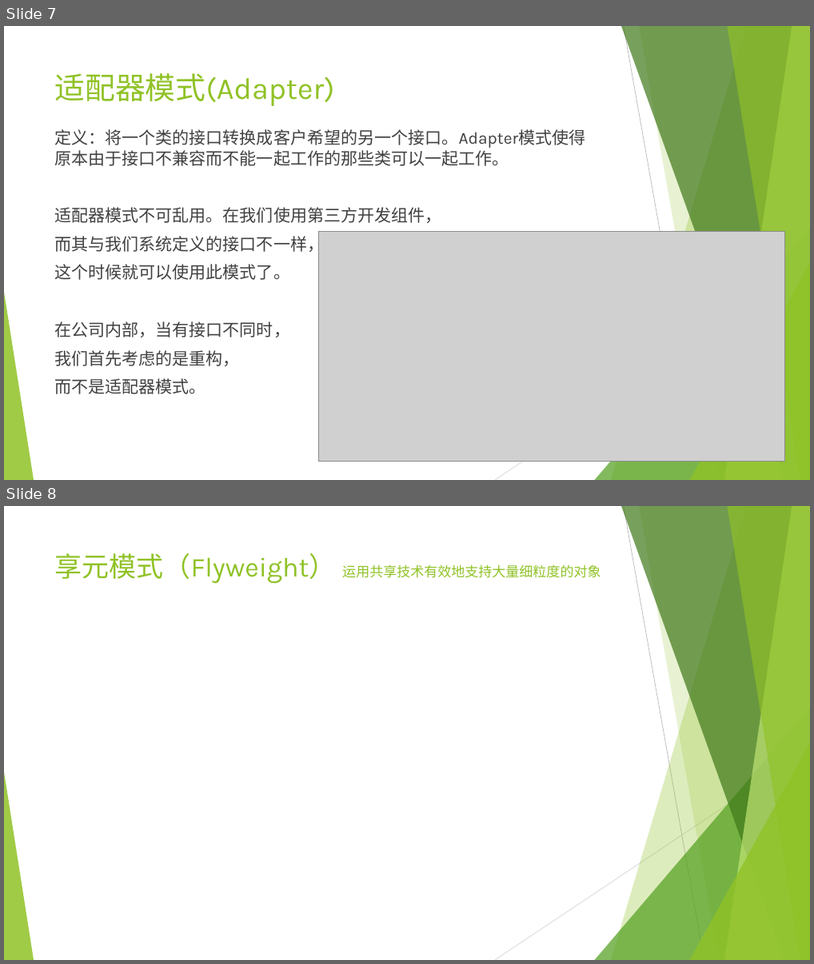
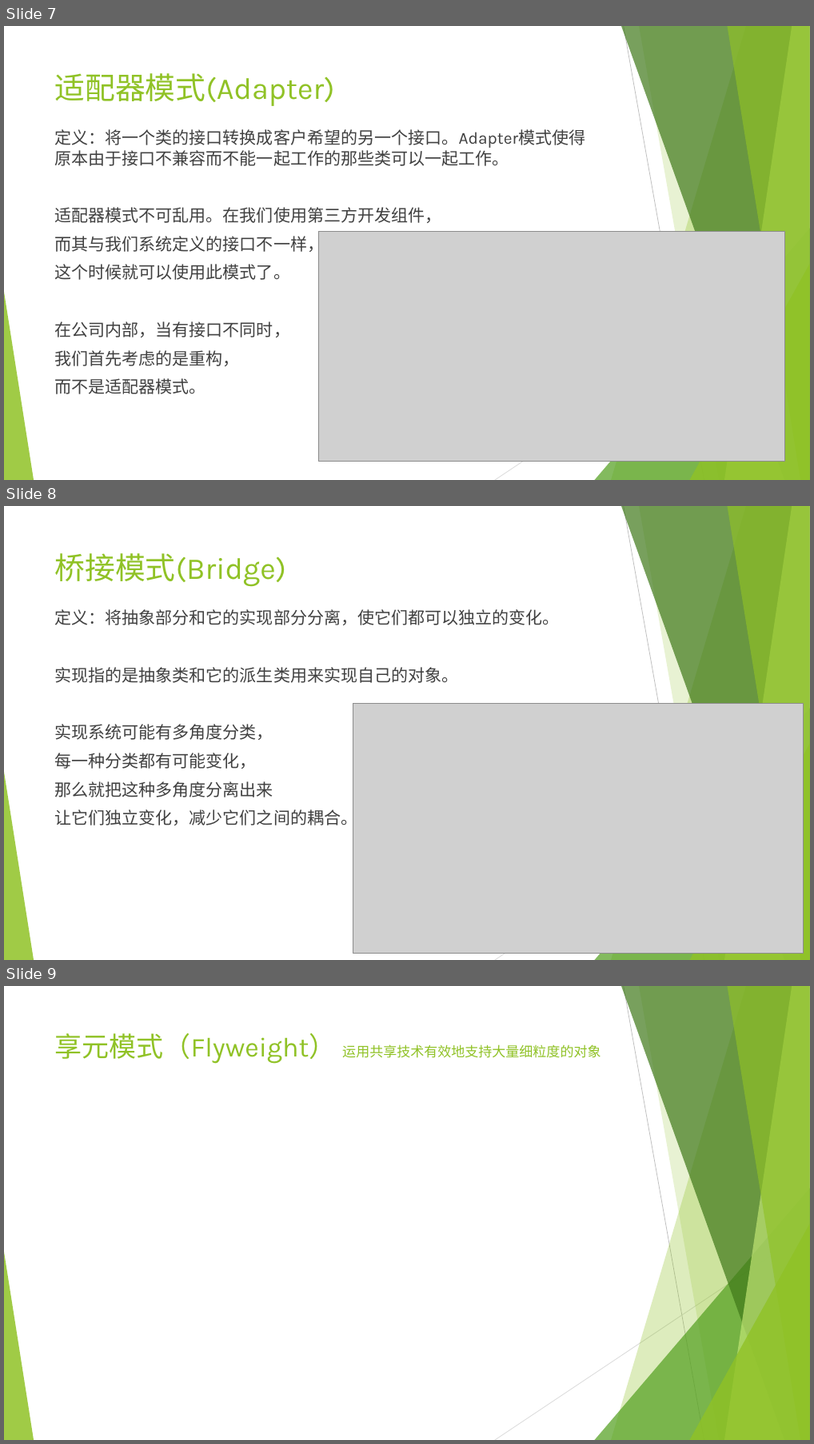
Before and after one commit to ZhengAu/DesignPatterns, a slide deck: Design Pattern.pptx. Shown one above the other, each under a label of ours: slides 7 and 8 before the commit, slides 7, 8 and 9 after it. The pictures are 814x964 and 814x1444 pixels, drawn with LibreOffice and Linux fonts; fonts in the diff are those of the drawing; grey boxes stand for pictures. Boxes give left, top, right and bottom in pixels: in the first picture for what was removed or moved away, otherwise in the second. Text is boxed around its words. In the diff, an @@ line names an element or a change of style, - is before the commit and + after.

Commit message:
update birdge pattern

```diff
--- a/Design Pattern.pptx
+++ b/Design Pattern.pptx
@@ slide 8 added at (4,506,810,960), background #FFFFFF; not listed: 10 template elements that a slide beside it also shows @@
@@ title added at (55,553,287,587), 36 pt, text #90C226 @@
+桥接模式(Bridge)
@@ text added at (55,609,560,828), 20 pt, text #404040 @@
+定义：将抽象部分和它的实现部分分离，使它们都可以独立的变化。
+实现指的是抽象类和它的派生类用来实现自己的对象。
+实现系统可能有多角度分类，
+每一种分类都有可能变化，
+那么就把这种多角度分离出来
+让它们独立变化，减少它们之间的耦合。
@@ picture added at (354,704,804,953) @@
@@ what was slide 8 is now slide 9 @@
```
